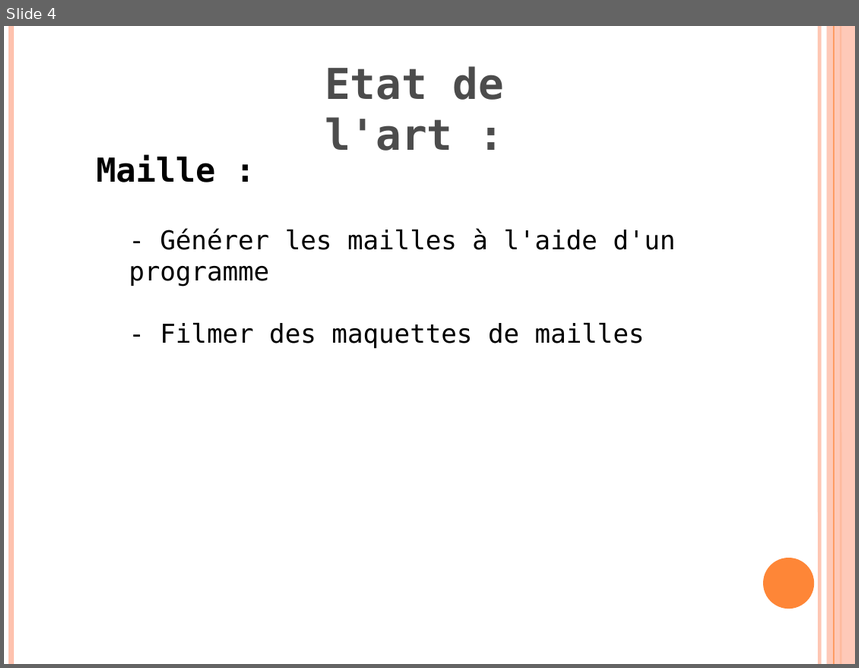
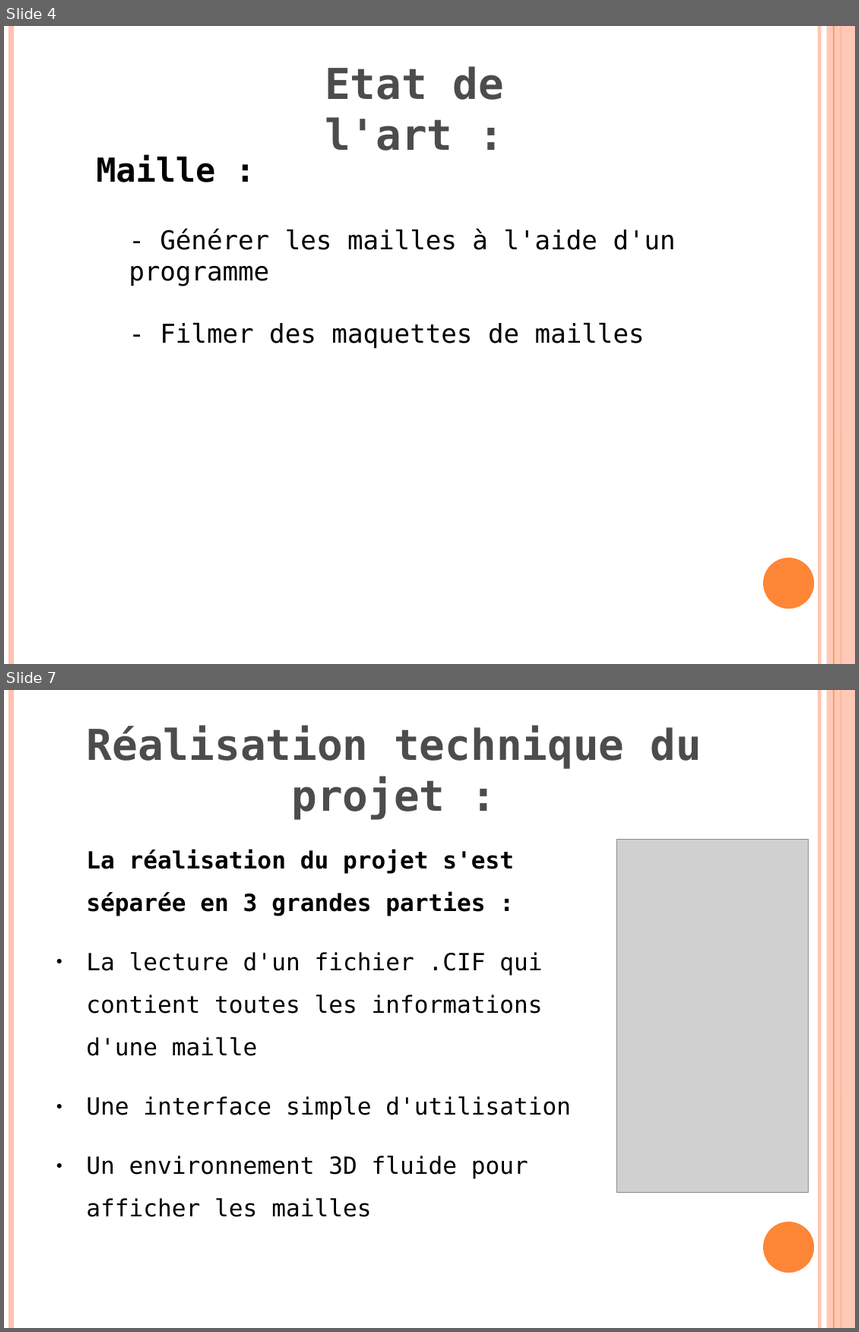
Before and after one commit to klnkg/cristallo3d, a slide deck: presentation finalegwen - ajout guillaume.odp. Shown one above the other, each under a label of ours: slide 4 before the commit, slides 4 and 7 after it; the slides between them are not shown. The pictures are 859x668 and 859x1332 pixels, drawn with LibreOffice and Linux fonts; fonts in the diff are those of the drawing; grey boxes stand for pictures. Boxes give left, top, right and bottom in pixels: in the first picture for what was removed or moved away, otherwise in the second. Text is boxed around its words. In the diff, an @@ line names an element or a change of style, - is before the commit and + after.

```diff
--- a/presentation finalegwen - ajout guillaume.odp
+++ b/presentation finalegwen - ajout guillaume.odp
@@ slide 7 added at [4, 690, 855, 1328], background #FFFFFF; not listed: 6 template elements that a slide beside it also shows @@
@@ title added at [87, 725, 701, 820], 36 pt, text #4C4C4C, bold @@
+Réalisation technique du projet :
@@ picture added at [617, 840, 808, 1193] @@
@@ text added at [86, 850, 571, 1217], 20 pt, text #000000 @@
+La réalisation du projet s'est séparée en 3 grandes parties :
+● La lecture d'un fichier .CIF qui contient toutes les informations d'une maille
+● Une interface simple d'utilisation
+● Un environnement 3D fluide pour afficher les mailles
```
Also in this commit, not shown: 3 slides changed, 4 other slides added, 3 slides removed.
